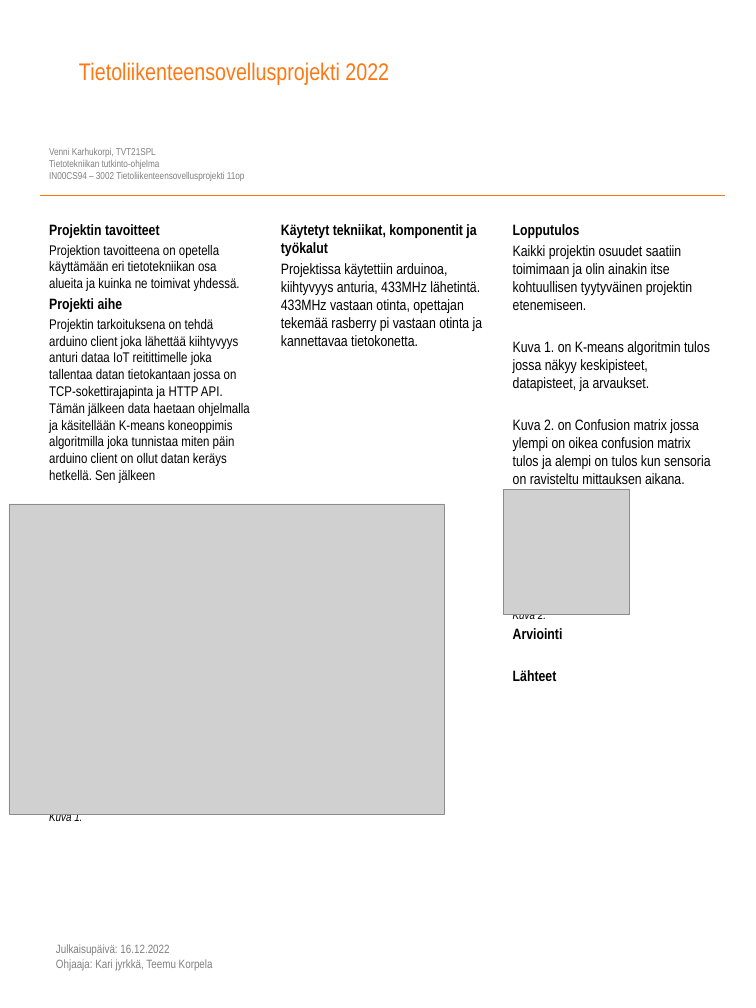
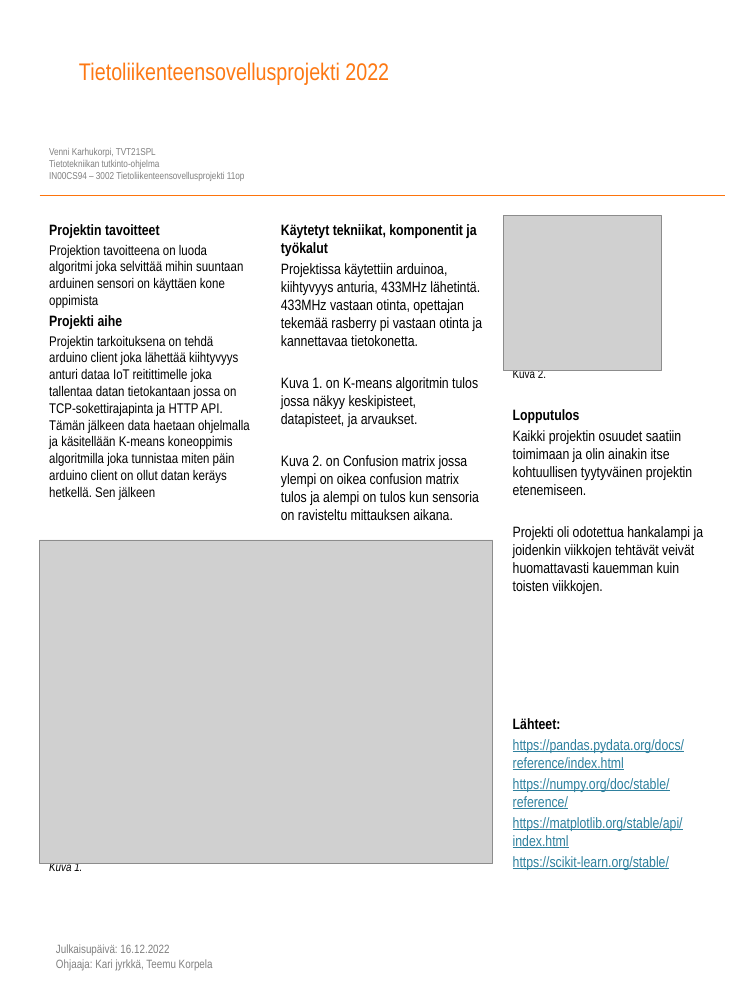
Before and after one commit to VenniKarhukorpi/Tietoliikenteen_sovellusprojekti_2022, a slide deck: slide 1 of posteri_tietoliikenteen_sovellusprojekti_2022.pptx. Drawn at 756x1008 pixels with LibreOffice and Linux fonts; fonts in the diff are those of the drawing; grey boxes stand for pictures; background and template pictures are left out. Boxes give left, top, right and bottom in pixels: in the first picture for what was removed or moved away, otherwise in the second. Text is boxed around its words. In the diff, an @@ line names an element or a change of style, - is before the commit and + after.

Commit message:
posteri muutoksia

```diff
--- a/posteri_tietoliikenteen_sovellusprojekti_2022.pptx
+++ b/posteri_tietoliikenteen_sovellusprojekti_2022.pptx
@@ picture: place and size @@
-picture at <box>503,490,630,614</box>
+picture at <box>503,215,661,371</box>
@@ text at <box>49,245,243,308</box>: text changed @@
-Projektion tavoitteena on opetella käyttämään eri tietotekniikan osa alueita ja kuinka ne toimivat yhdessä.
+Projektion tavoitteena on luoda algoritmi joka selvittää mihin suuntaan arduinen sensori on käyttäen kone oppimista
@@ text at <box>281,377,478,520</box>: paragraphs added @@
+Kuva 1. on K-means algoritmin tulos jossa näkyy keskipisteet, datapisteet, ja arvaukset.
+Kuva 2. on Confusion matrix jossa ylempi on oikea confusion matrix tulos ja alempi on tulos kun sensoria on ravisteltu mittauksen aikana.
@@ text at <box>513,369,546,378</box>: paragraph added @@
+Kuva 2.
@@ text at <box>513,526,704,870</box>: text changed; text colour #000000 to #2E809E @@
-Kuva 1. on K-means algoritmin tulos jossa näkyy keskipisteet, datapisteet, ja arvaukset.
-Kuva 2. on Confusion matrix jossa ylempi on oikea confusion matrix tulos ja alempi on tulos kun sensoria on ravisteltu mittauksen aikana.
-Kuva 2.
-Arviointi
-Lähteet
+Projekti oli odotettua hankalampi ja joidenkin viikkojen tehtävät veivät huomattavasti kauemman kuin toisten viikkojen.
+Lähteet:
+https://pandas.pydata.org/docs/reference/index.html
+https://numpy.org/doc/stable/reference/
+https://matplotlib.org/stable/api/index.html
+https://scikit-learn.org/stable/
@@ picture: place and size @@
-picture at <box>9,504,444,815</box>
+picture at <box>40,540,493,864</box>
```
